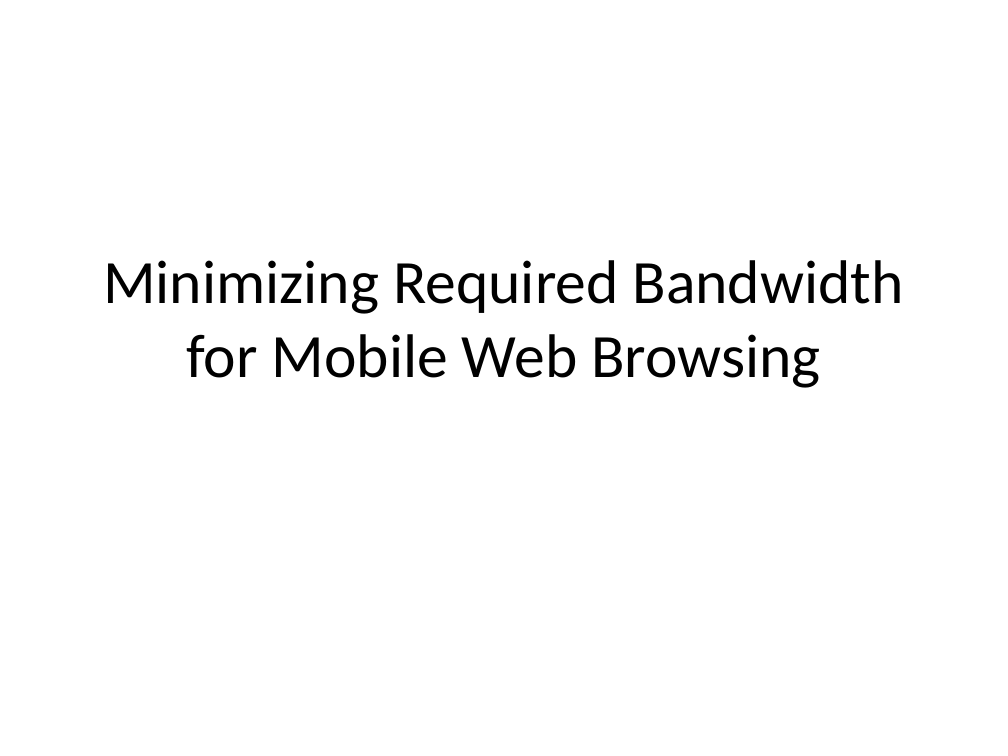
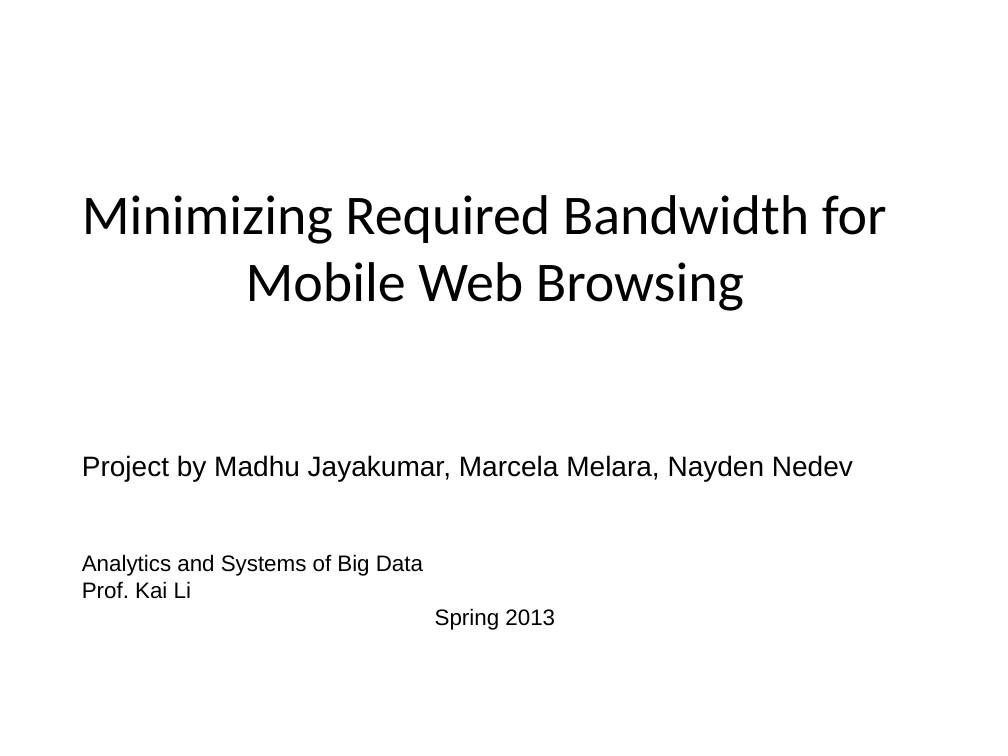
Before and after one commit to masomel/big-data-project, a slide deck: slide 1 of paper/Presentation_May17.pptx. Drawn at 1008x756 pixels with LibreOffice and Linux fonts; fonts in the diff are those of the drawing; background and template pictures are left out. Boxes give left, top, right and bottom in pixels: in the first picture for what was removed or moved away, otherwise in the second. Text is boxed around its words. In the diff, an @@ line names an element or a change of style, - is before the commit and + after.

Commit message:
Presentation in progress

```diff
--- a/paper/Presentation_May17.pptx
+++ b/paper/Presentation_May17.pptx
@@ text "Minimizing Required Bandwidth for Mobile ..." moved from (x1=103, y1=260, x2=904, y2=388) to (x1=82, y1=195, x2=887, y2=311) @@
@@ text "Minimizing Required Bandwidth for Mobile ..." at (x1=82, y1=195, x2=887, y2=311): size 44 to 40 pt @@
@@ text added at (x1=82, y1=455, x2=853, y2=630), 20 pt, text #000000 @@
+Project by Madhu Jayakumar, Marcela Melara, Nayden Nedev
+Analytics and Systems of Big Data
+Prof. Kai Li
+Spring 2013
```
Also in this commit, not shown: 7 other slides changed, 8 slides added, 7 slides removed.
